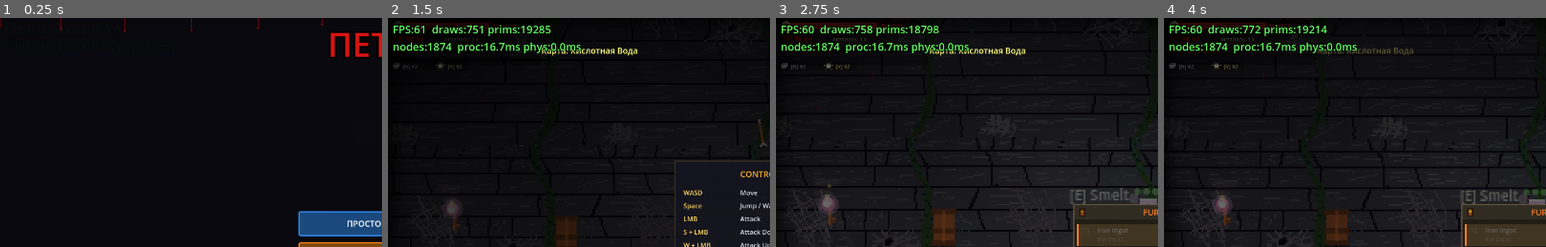
Above: before the commit, frames 1-4 (left to right).
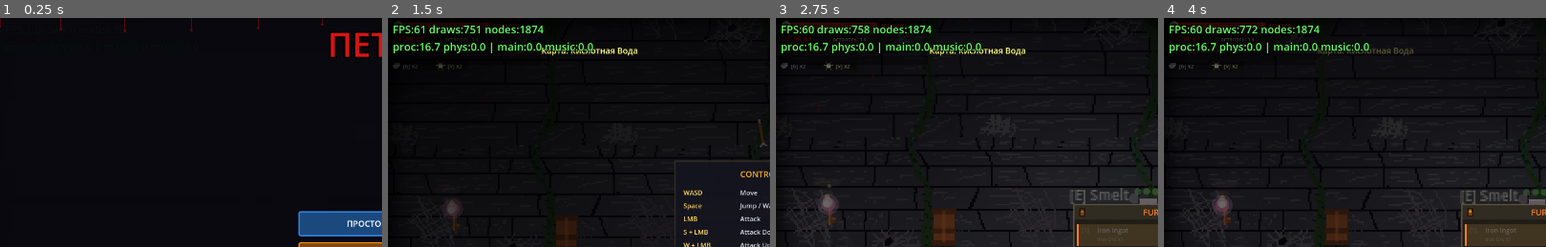
Above: after the commit, the same moments.

Repository: volcraft44/petlya-game
Game: Godot game, scene res://scenes/main.tscn
The game is run twice, just before and just after one commit, with the same random seed, the same clock (stepped at 60 frames per second) and the same inputs.
Inputs (mouse positions are % of the whole screen's width and height, from its top left):
- Up to frame 1 (0.25 s): no input
- Up to frame 2 (1.5 s): click "ПРОСТО НАЧАТЬ" at 0.5 s; tap Enter (ui_accept) at 1.25 s; move the mouse to (72, 45) at 1.27 s; hold D (move_right) from 1.28 s (still down); tap E (interact) at 1.35 s; click (72, 45) at 1.42 s
- Up to frame 3 (2.75 s): tap Space (jump) at 1.52, 1.82 s; release D (move_right) at 2 s; drag from (30, 55) to (57, 59) at 2.02 s
- Up to frame 4 (4 s): move the mouse to (60, 28) at 2.77 s; hold A (move_left) 2.78-3.5 s; tap 1 at 2.85 s; drag from (45, 70) to (50, 47) at 3.52 s
The pictures show only the part of the screen within x 0-50%, y 0-50%; the shares and areas given below are measured in that part.

The runs differ from the first frame. In frame 2, 1.9% of the frame differs, in the area x 1-54%, y 2-16%; in frame 3, 2.0%; in frame 4, 1.9%.

Commit message:
Diagnostics: time main._process and music fill separately
Co-Authored-By: Claude Opus 4.8 <noreply@anthropic.com>

Diff:
--- a/scripts/main.gd
+++ b/scripts/main.gd
@@ -133,6 +133,8 @@
 var _fps_layer: CanvasLayer
 var _fps_label: Label
 var _fps_cd: float = 0.0
+var _main_proc_ms: float = 0.0
+var _music_ms: float = 0.0
 
 # Низкое железо (телефон): на нём выключаем весь динамический свет —
 # главный пожиратель FPS в 2D — и держим сцену яркой через ambient.
@@ -1231,18 +1233,18 @@
 # ───────────────────────────────────────────────────────────────────────────
 
 func _process(delta):
+	var _t_main0 := Time.get_ticks_usec()
 	# Диагностика производительности (обновляем 4 раза/сек)
 	if _fps_label:
 		_fps_cd -= delta
 		if _fps_cd <= 0.0:
 			_fps_cd = 0.25
 			var draws = Performance.get_monitor(Performance.RENDER_TOTAL_DRAW_CALLS_IN_FRAME)
-			var prims = Performance.get_monitor(Performance.RENDER_TOTAL_PRIMITIVES_IN_FRAME)
 			var nodes = Performance.get_monitor(Performance.OBJECT_NODE_COUNT)
 			var proc_ms = Performance.get_monitor(Performance.TIME_PROCESS) * 1000.0
 			var phys_ms = Performance.get_monitor(Performance.TIME_PHYSICS_PROCESS) * 1000.0
-			_fps_label.text = "FPS:%d  draws:%d prims:%d\nnodes:%d  proc:%.1fms phys:%.1fms" % [
-				Engine.get_frames_per_second(), draws, prims, nodes, proc_ms, phys_ms]
+			_fps_label.text = "FPS:%d draws:%d nodes:%d\nproc:%.1f phys:%.1f | main:%.1f music:%.1f" % [
+				Engine.get_frames_per_second(), draws, nodes, proc_ms, phys_ms, _main_proc_ms, _music_ms]
 	_update_camera_shake(delta)
 	_update_camera_lookahead(delta)
 	_update_cs_features(delta)
@@ -1296,8 +1298,10 @@
 			else:
 				death_draw_node.queue_redraw()
 
-	# Background music — keep buffer filled
+	# Background music — keep buffer filled (с замером времени)
+	var _tm0 := Time.get_ticks_usec()
 	_fill_music_buffer()
+	_music_ms = (Time.get_ticks_usec() - _tm0) / 1000.0
 	# Sync progression display each frame (lightweight)
 	if player and is_instance_valid(player):
 		hud.update_progression(player.char_level, player.xp, player.xp_needed)
@@ -1315,6 +1319,8 @@
 			else:
 				player.position = Vector2(60, current_room.floor_y - 10)
 			player.velocity = Vector2.ZERO
+
+	_main_proc_ms = (Time.get_ticks_usec() - _t_main0) / 1000.0
 
 func _update_cs_features(delta: float):
 	if not cs_overlay or not player or not is_instance_valid(player):
